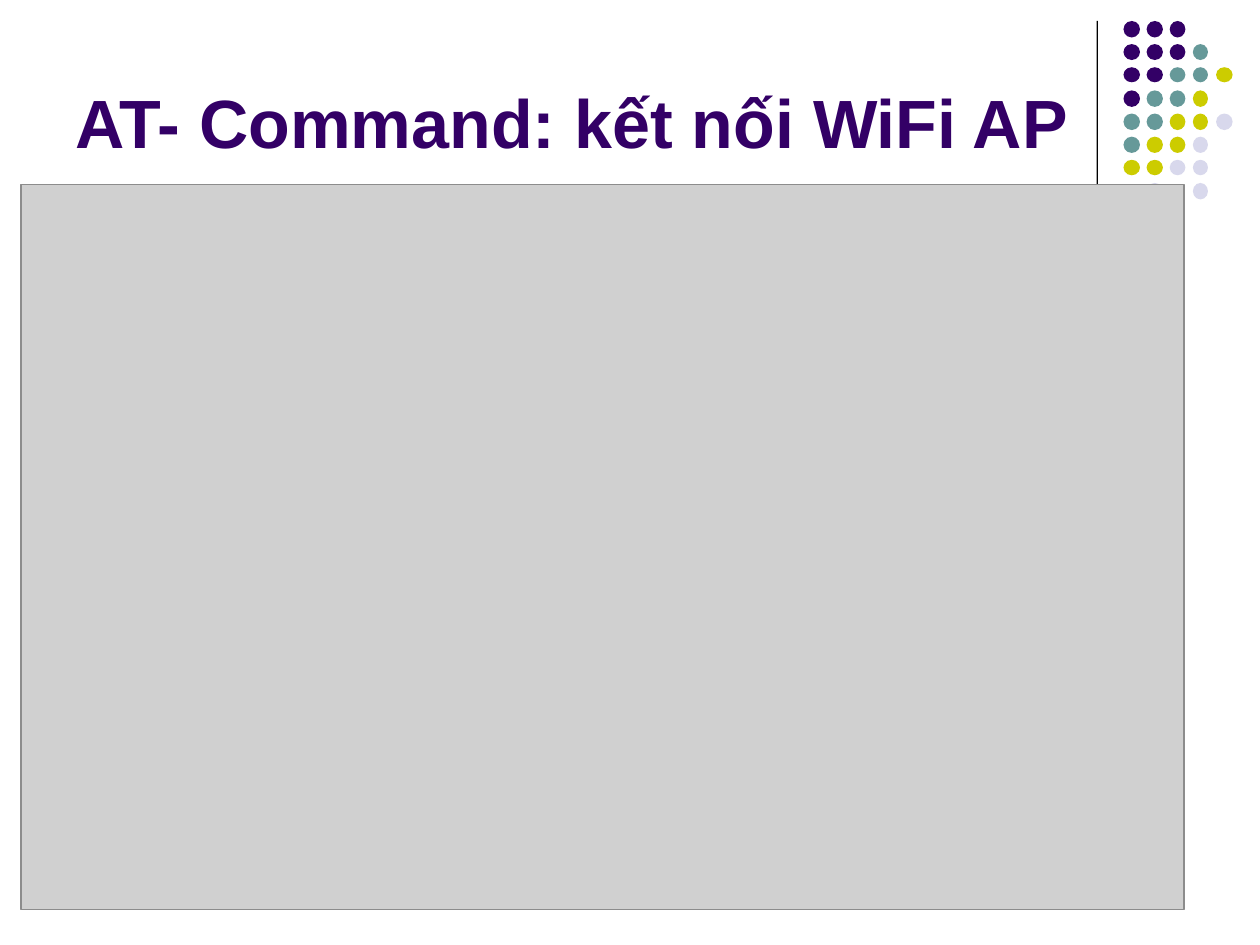
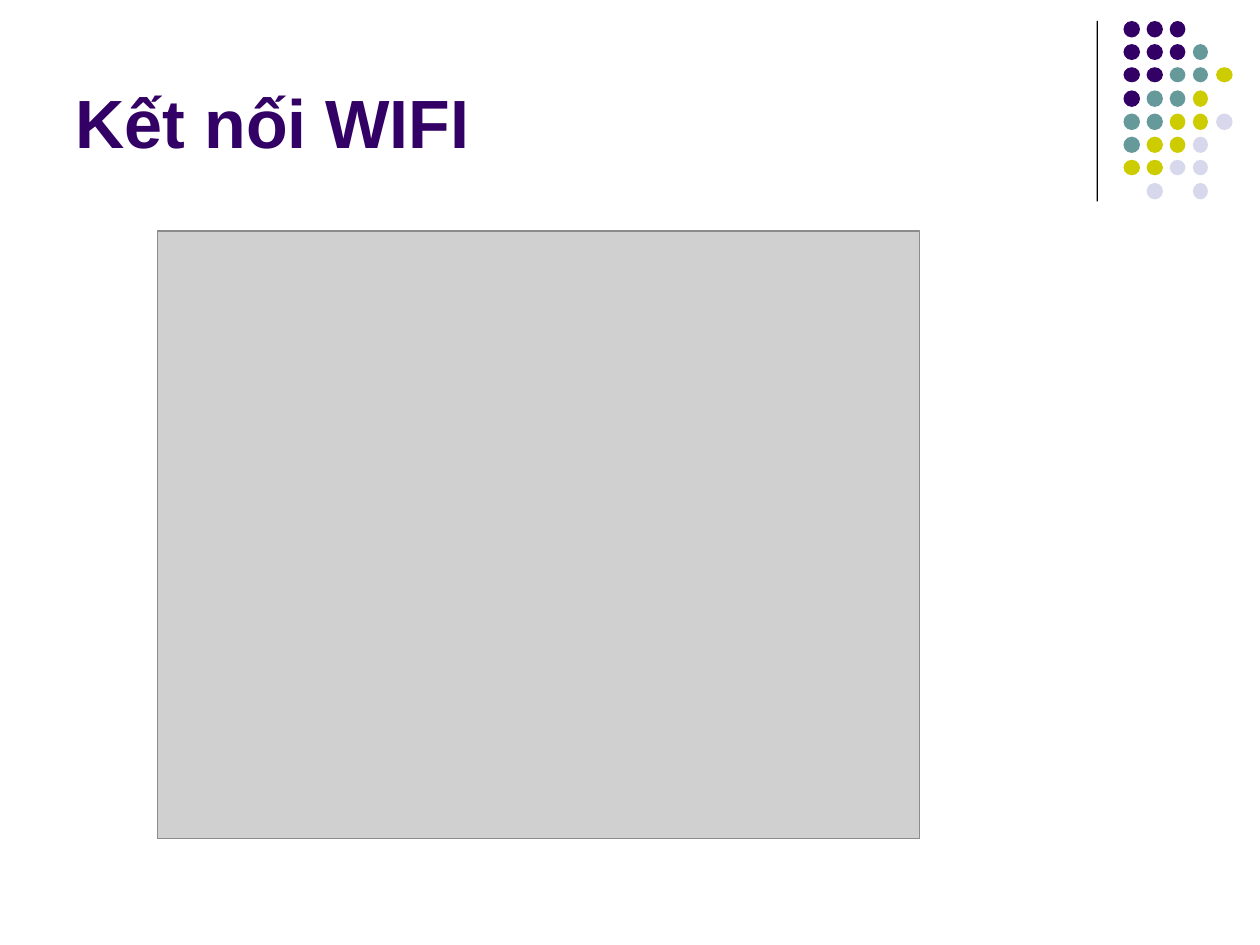
Before and after one commit to kmtekvn/hi-tech, a slide deck: slide 10 of 01.slides/Buoi 2 - ESP8266 Basic/02 - Giao tiếp ESP8266.ppt (slide 5 before the commit). Drawn at 1260x945 pixels with LibreOffice and Linux fonts; fonts in the diff are those of the drawing; grey boxes stand for pictures. Boxes give left, top, right and bottom in pixels: in the first picture for what was removed or moved away, otherwise in the second. Text is boxed around its words. In the diff, an @@ line names an element or a change of style, - is before the commit and + after.

```diff
--- a/01.slides/Buoi 2 - ESP8266 Basic/02 - Giao tiếp ESP8266.ppt
+++ b/01.slides/Buoi 2 - ESP8266 Basic/02 - Giao tiếp ESP8266.ppt
@@ title at (76,95,470,149): text changed @@
-AT- Command: kết nối WiFi AP
+Kết nối WIFI
@@ picture: place and size @@
-picture at (21,185,1184,910)
+picture at (158,231,920,838)
```
Also in this commit, not shown: 1 other slide changed, 13 slides added, 6 slides removed, 3 other files.
